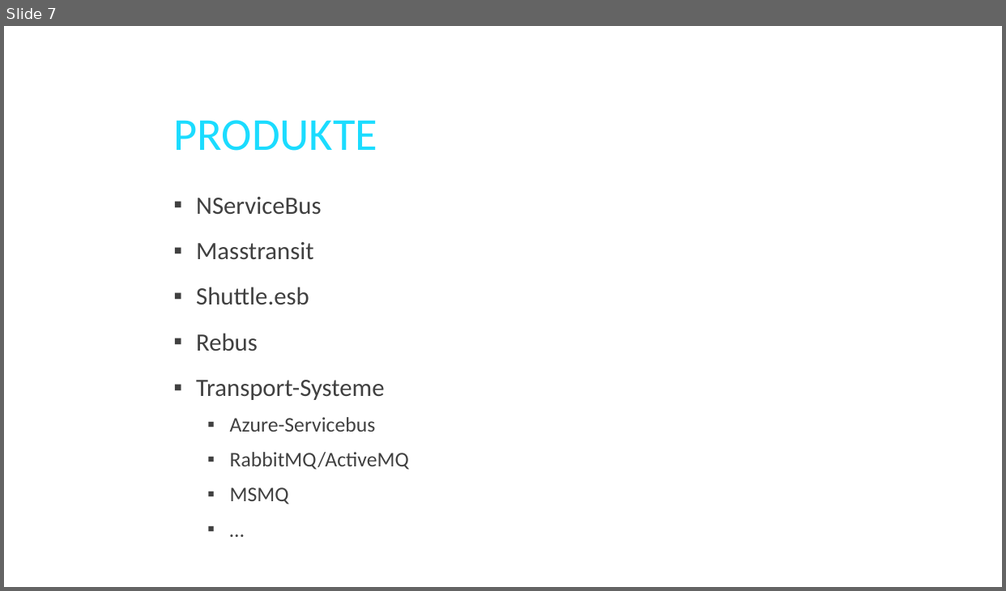
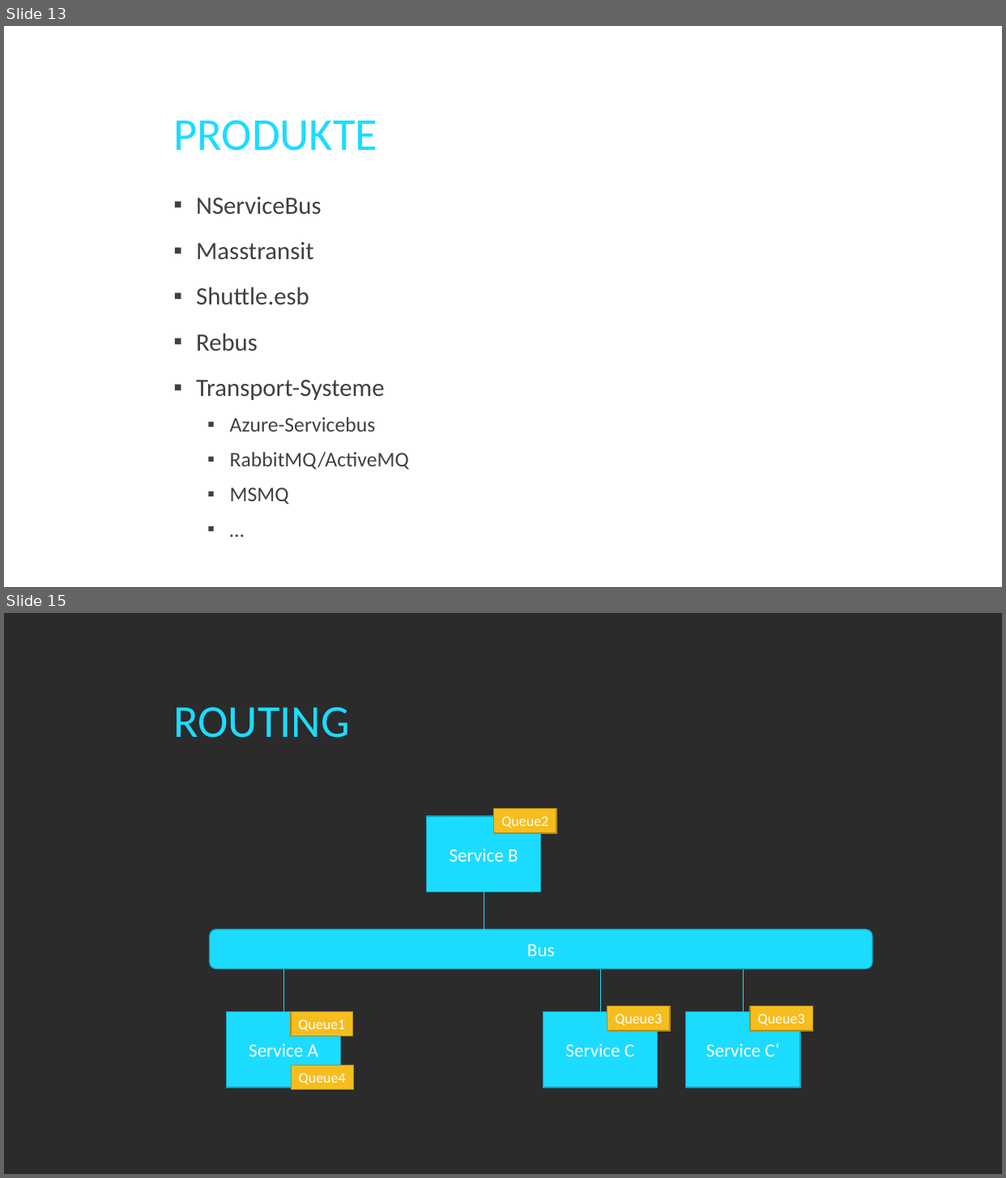
Before and after one commit to twenzel/MessageBusDemo, a slide deck: MessageBus.pptx. Shown one above the other, each under a label of ours: slide 7 before the commit, slides 13 and 15 after it; the slides between them are not shown. The pictures are 1006x591 and 1006x1178 pixels, drawn with LibreOffice and Linux fonts; fonts in the diff are those of the drawing; background and template pictures are left out; a plain dark background stands for a picture behind light text. Boxes give left, top, right and bottom in pixels: in the first picture for what was removed or moved away, otherwise in the second. Text is boxed around its words. In the diff, an @@ line names an element or a change of style, - is before the commit and + after.

```diff
--- a/MessageBus.pptx
+++ b/MessageBus.pptx
@@ slide 15 added at (4,613,1002,1174), background picture (left out) @@
@@ title added at (173,707,349,738), 44 pt, text #1BDCFF @@
+ROUTING
@@ rectangle added at (427,816,542,892), fill #1BDCFF, outline #14A3BD 1 pt, 18 pt, text #FFFFFF @@
+Service B
@@ rectangle added at (493,808,556,833), fill #F6BD1E, outline #B68C16 1 pt, 14 pt, text #FFFFFF @@
+Queue2
@@ line added from (484, 892) to (484, 930), #1BDCFF 0.5 pt @@
@@ rounded rectangle added at (210,930,873,969), fill #1BDCFF, outline #14A3BD 1 pt, 18 pt, text #FFFFFF @@
+Bus
@@ line added from (284, 1012) to (284, 969), #1BDCFF 0.5 pt @@
@@ line added from (600, 1012) to (600, 969), #1BDCFF 0.5 pt @@
@@ line added from (743, 1012) to (743, 969), #1BDCFF 0.5 pt @@
@@ rectangle added at (226,1012,341,1088), fill #1BDCFF, outline #14A3BD 1 pt, 18 pt, text #FFFFFF @@
+Service A
@@ rectangle added at (291,1012,353,1037), fill #F6BD1E, outline #B68C16 1 pt, 14 pt, text #FFFFFF @@
+Queue1
@@ rectangle added at (543,1012,658,1088), fill #1BDCFF, outline #14A3BD 1 pt, 18 pt, text #FFFFFF @@
+Service C
@@ rectangle added at (607,1006,671,1031), fill #F6BD1E, outline #B68C16 1 pt, 14 pt, text #FFFFFF @@
+Queue3
@@ rectangle added at (686,1012,800,1088), fill #1BDCFF, outline #14A3BD 1 pt, 18 pt, text #FFFFFF @@
+Service C‘
@@ rectangle added at (750,1006,813,1031), fill #F6BD1E, outline #B68C16 1 pt, 14 pt, text #FFFFFF @@
+Queue3
@@ rectangle added at (291,1065,353,1090), fill #F6BD1E, outline #B68C16 1 pt, 14 pt, text #FFFFFF @@
+Queue4
@@ what was slide 7 is now slide 13 @@
```
Also in this commit, not shown: 2 slides changed, 9 other slides added.
